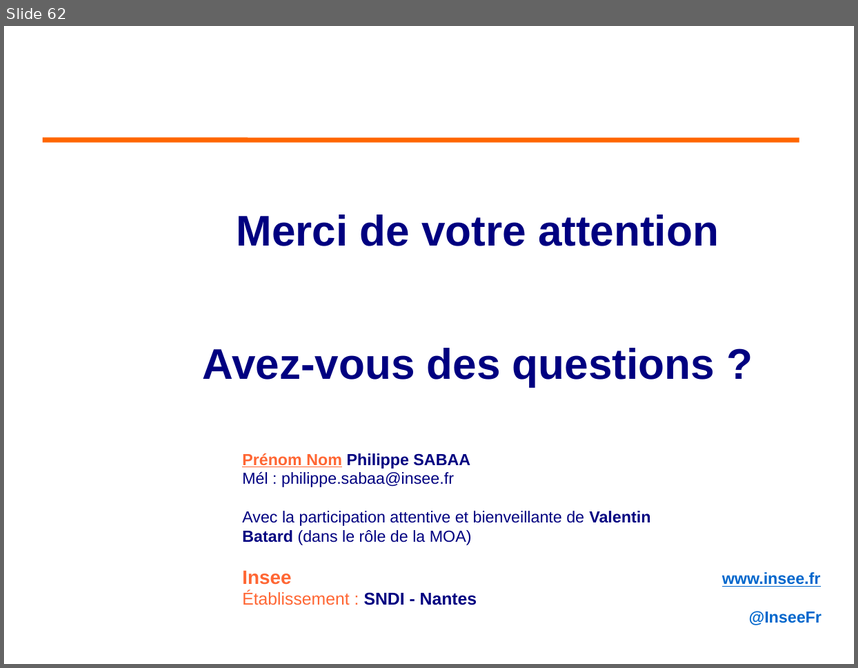
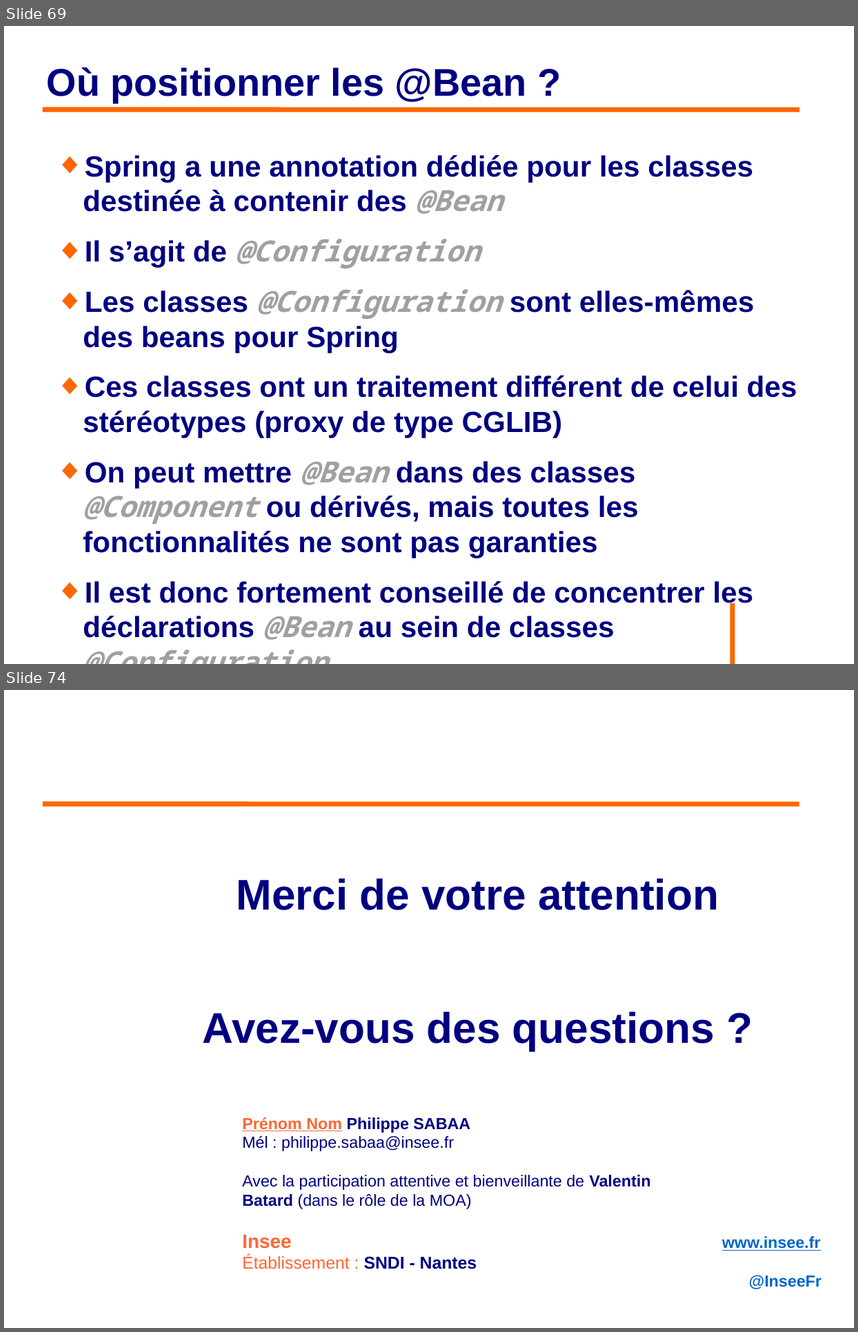
Before and after one commit to philphils/formation-spring, a slide deck: Documentation/diapo_formation_spring.odp. Shown one above the other, each under a label of ours: slide 62 before the commit, slides 69 and 74 after it; the slides between them are not shown. The pictures are 858x668 and 858x1332 pixels, drawn with LibreOffice and Linux fonts; fonts in the diff are those of the drawing; background and template pictures are left out. Boxes give left, top, right and bottom in pixels: in the first picture for what was removed or moved away, otherwise in the second. Text is boxed around its words. In the diff, an @@ line names an element or a change of style, - is before the commit and + after.

```diff
--- a/Documentation/diapo_formation_spring.odp
+++ b/Documentation/diapo_formation_spring.odp
@@ slide 69 added at <box>4,26,854,664</box>, background #FFFFFF @@
@@ title added at <box>47,67,527,103</box>, 36 pt, text #000080, bold @@
+Où positionner les @Bean ?
@@ line added from (43, 109) to (800, 109), #FF6600 4.54 pt @@
@@ text added at <box>83,155,797,639</box>, 27.2 pt, text #000080, bold @@
+◆ Spring a une annotation dédiée pour les classes destinée à contenir des @Bean
+◆ Il s’agit de @Configuration
+◆ Les classes @Configuration sont elles-mêmes des beans pour Spring
+◆ Ces classes ont un traitement différent de celui des stéréotypes (proxy de type CGLIB)
+◆ On peut mettre @Bean dans des classes @Component ou dérivés, mais toutes les fonctionnalités ne sont pas garanties
+◆ Il est donc fortement conseillé de concentrer les déclarations @Bean au sein de classes @Configuration
@@ line added from (733, 603) to (733, 664), #FF6600 4.54 pt @@
@@ what was slide 62 is now slide 74 @@
```
Also in this commit, not shown: 8 slides changed, 12 other slides added, 1 slide removed.
